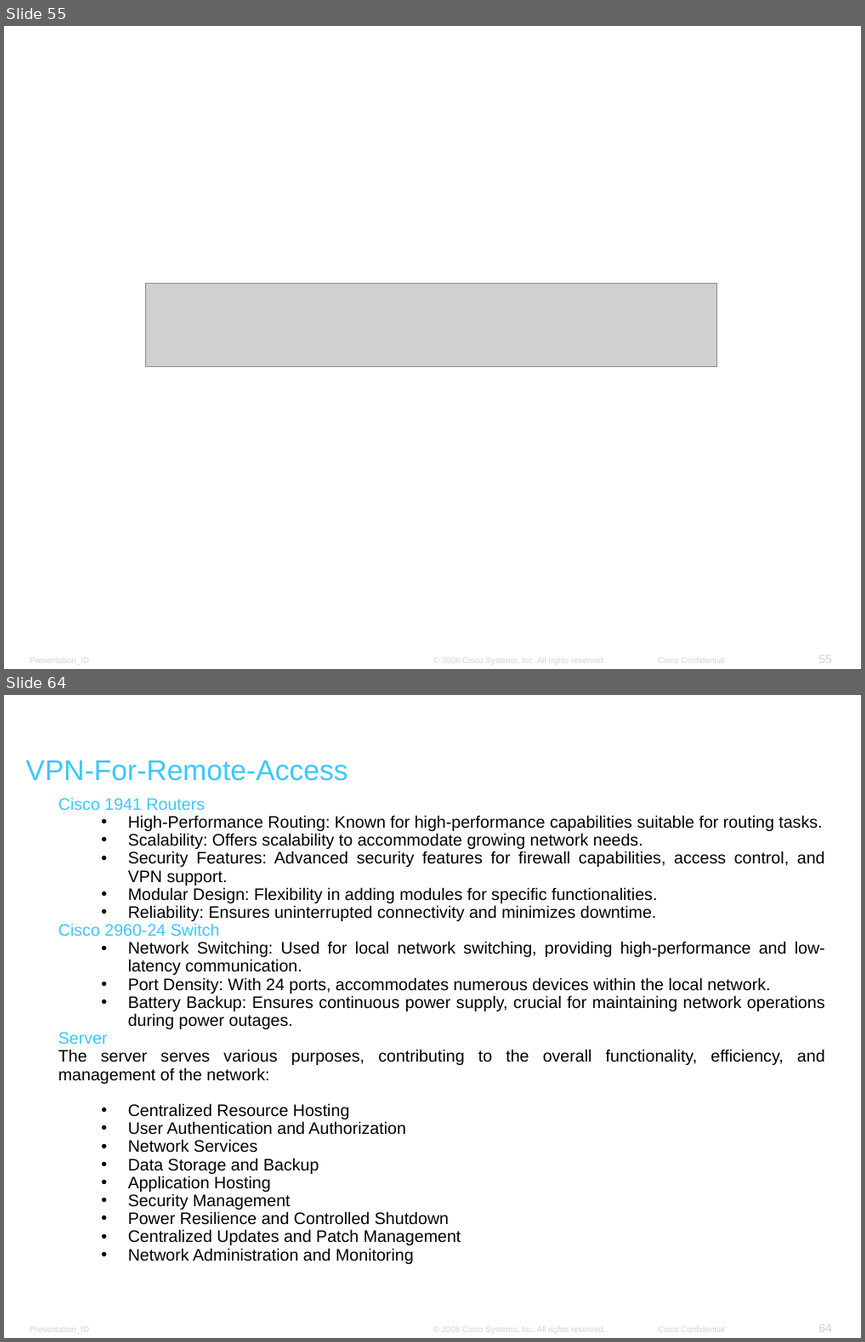
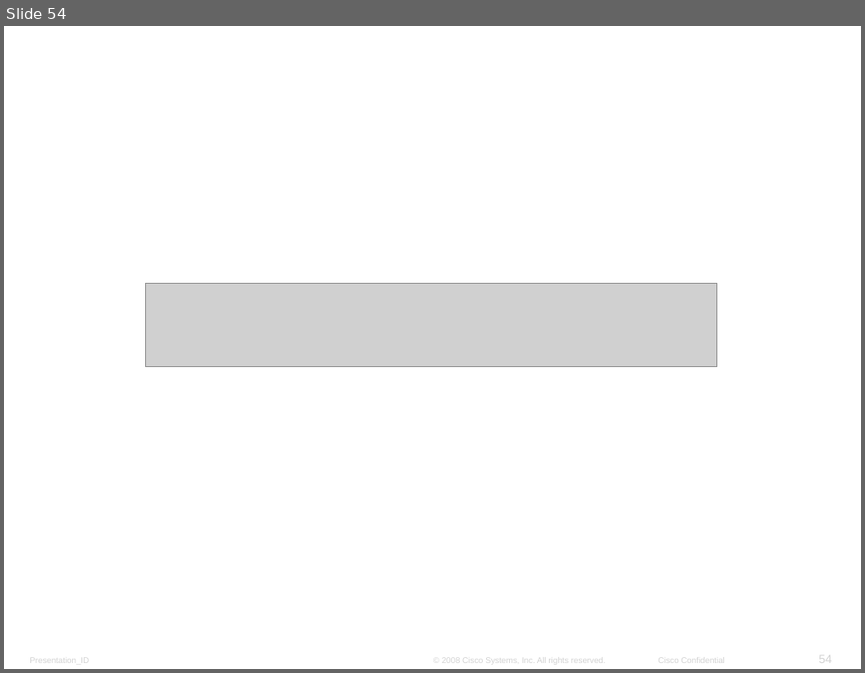
Before and after one commit to amelcharolinesgn2/ANJAR, a slide deck: ENSA_Module_8_VPN_and_IPsec_GRE tunnel.pptx. Shown one above the other, each under a label of ours: slides 55 and 64 before the commit, slide 54 after it; the slides between them are not shown. The pictures are 865x1342 and 865x673 pixels, drawn with LibreOffice and Linux fonts; fonts in the diff are those of the drawing; grey boxes stand for pictures; background and template pictures are left out. Boxes give left, top, right and bottom in pixels: in the first picture for what was removed or moved away, otherwise in the second. Text is boxed around its words. In the diff, an @@ line names an element or a change of style, - is before the commit and + after.

```diff
--- a/ENSA_Module_8_VPN_and_IPsec_GRE tunnel.pptx
+++ b/ENSA_Module_8_VPN_and_IPsec_GRE tunnel.pptx
@@ slide 64 removed at [4, 695, 861, 1338], background #FFFFFF; not listed: 4 template elements that a slide beside it also shows @@
@@ text removed at [26, 760, 348, 781] @@
-VPN-For-Remote-Access
@@ text removed at [58, 797, 825, 1264] @@
-Cisco 1941 Routers
-  • High-Performance Routing: Known for high-performance capabilities suitable for routing tasks.
-  • Scalability: Offers scalability to accommodate growing network needs.
-  • Security Features: Advanced security features for firewall capabilities, access control, and VPN support.
-  • Modular Design: Flexibility in adding modules for specific functionalities.
-  • Reliability: Ensures uninterrupted connectivity and minimizes downtime.
-Cisco 2960-24 Switch
-  • Network Switching: Used for local network switching, providing high-performance and low-latency communication.
-  • Port Density: With 24 ports, accommodates numerous devices within the local network.
-  • Battery Backup: Ensures continuous power supply, crucial for maintaining network operations during power outages.
-Server
-The server serves various purposes, contributing to the overall functionality, efficiency, and management of the network:
-  • Centralized Resource Hosting
-  • User Authentication and Authorization
-  • Network Services
-  • Data Storage and Backup
-  • Application Hosting
-  • Security Management
-  • Power Resilience and Controlled Shutdown
-  • Centralized Updates and Patch Management
-  • Network Administration and Monitoring
@@ what was slide 55 is now slide 54 @@
@@ page number at [818, 655, 832, 663]: text changed @@
-55
+54
```
Also in this commit, not shown: 10 other slides removed, 16 other files.
